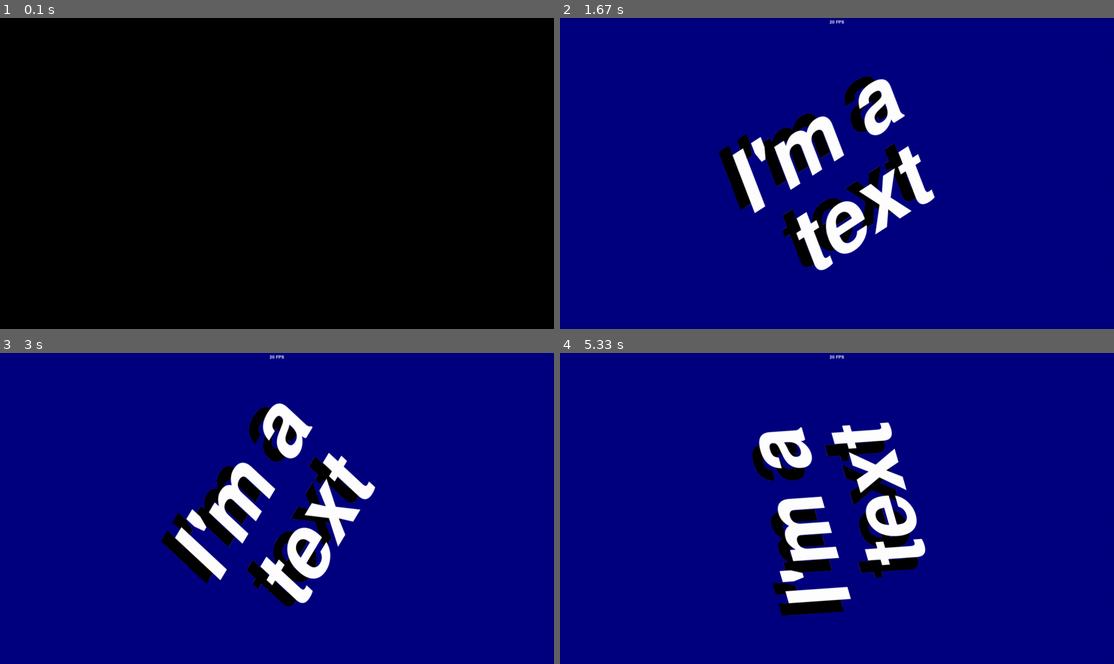
Above: before the commit, frames 1-4 (two rows, left to right).
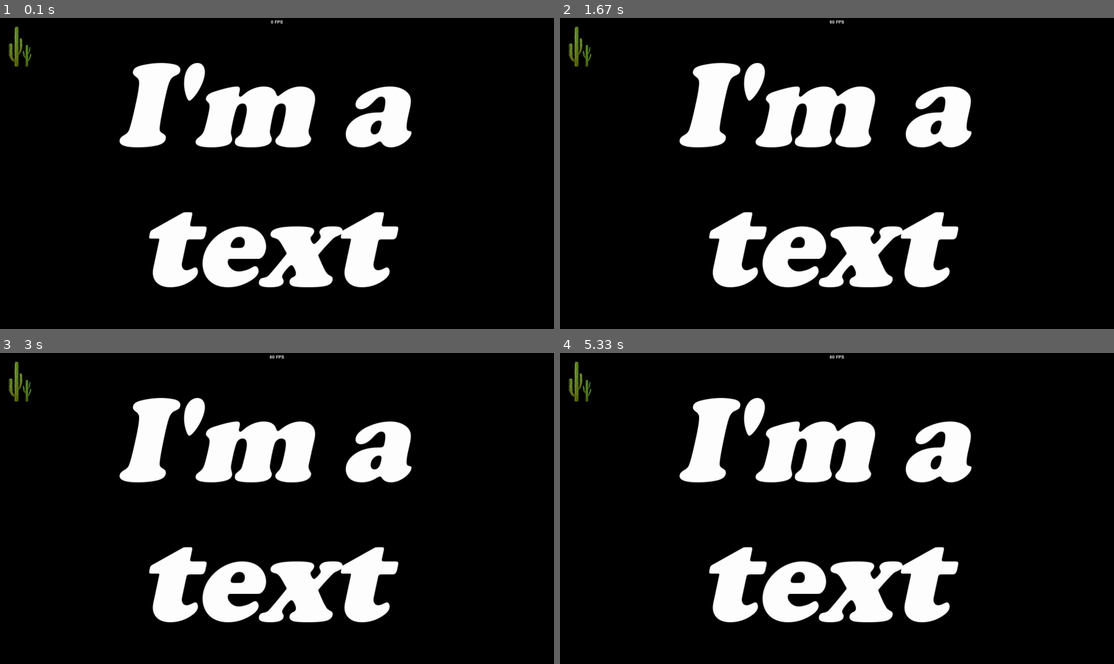
Above: after the commit, the same moments.

Repository: francis-clairicia/PyDiamond
Game: pygame game, started from main.py
Two runs of this game, one before a commit and one after it. Both use one fixed random seed, a clock stepped at 60 frames per second and the inputs below.
Inputs:
- Up to frame 1 (0.1 s): no input
- Up to frame 2 (1.67 s): no input
- Up to frame 3 (3 s): no input
- Up to frame 4 (5.33 s): no input

The runs differ from the first frame. In frame 1, 13% of the frame differs, in the area x 1-75%, y 0-87%; in frame 2, 97%; in frame 3, 97%; in frame 4, 97%, in the area x 0-100%, y 0-100%.

Commit message:
[ADD] Added Resources Management

Diff:
--- a/main.py
+++ b/main.py
@@ -1,9 +1,12 @@
 #!/usr/bin/env python3
 # -*- coding: Utf-8 -*
 
+from pygame.surface import Surface
 from my_pygame.text import Text
 from my_pygame.window import Window
 from my_pygame.scene import Scene
+
+from my_pygame.resource import FontLoader, ImageLoader, ResourceManager
 
 from my_pygame.shape import RectangleShape, PolygonShape, CircleShape, CrossShape
 from my_pygame.gradients import HorizontalGradientShape, RadialGradientShape, SquaredGradientShape, VerticalGradientShape
@@ -14,7 +17,7 @@
 
 class ShapeScene(Scene):
     def __init__(self, window: Window) -> None:
-        super().__init__(window, framerate=120)
+        super().__init__(window, framerate=120, busy_loop=True)
         # self.__r: RectangleShape = RectangleShape(50, 50, WHITE, outline=3, outline_color=RED)
         # self.__p: PolygonShape = PolygonShape(WHITE, outline=3, outline_color=RED)
         # self.__c: CircleShape = CircleShape(30, WHITE, outline=3, outline_color=RED)
@@ -88,16 +91,16 @@
             self.__x.rotate(degrees, point=self.__r.center)
             self.__x.rotate(-degrees * 3)
             self.__c.rotate(-degrees, point=self.__r.center)
-            self.__scale += 0.02 * self.__scale_growth
-            if self.__scale >= 2:
-                self.__scale_growth = -1
-            elif self.__scale <= 0.2:
-                self.__scale_growth = 1
-            # self.__r.scale = self.__scale
-            self.__p.scale = self.__scale
-            self.__x.scale = self.__scale
-            self.__c.scale = self.__scale
-            self.__s.scale = self.__scale
+            # self.__scale += 0.02 * self.__scale_growth
+            # if self.__scale >= 2:
+            #     self.__scale_growth = -1
+            # elif self.__scale <= 0.2:
+            #     self.__scale_growth = 1
+            # # self.__r.scale = self.__scale
+            # self.__p.scale = self.__scale
+            # self.__x.scale = self.__scale
+            # self.__c.scale = self.__scale
+            # self.__s.scale = self.__scale
         self.__x_center.center = self.__x.center
         self.__c_center.center = self.__c.center
         self.__s.default_image = self.__r.to_surface()
@@ -161,7 +164,6 @@
 class TextScene(Scene):
     def __init__(self, window: Window) -> None:
         super().__init__(window, framerate=120)
-        window.text_framerate.show()
         self.text = Text(
             "I'm a text", font=(None, 300), italic=True, color=WHITE, shadow_x=-25, shadow_y=-25, wrap=5, justify="center"
         )
@@ -173,12 +175,39 @@
         self.window.draw(self.text)
 
 
+class MyResources(ResourceManager):
+    cactus: Surface
+    cooperblack: str
+    __resources_files__ = {
+        "cactus": {"path": "files/img/cactus.png", "loader": ImageLoader},
+        "cooperblack": {"path": "files/fonts/COOPBL.ttf", "loader": FontLoader},
+    }
+
+
+class ResourceScene(Scene):
+    def __init__(self, window: Window) -> None:
+        super().__init__(window, framerate=120)
+        self.cactus = Sprite(image=MyResources.cactus)
+        self.cactus.size = 100, 100
+        self.cactus.topleft = 20, 20
+        self.text = Text("I'm a text", font=(MyResources.cooperblack, 300), italic=True, color=WHITE, wrap=5, justify="center")
+        self.text.center = window.center
+
+    def draw(self) -> None:
+        self.window.clear()
+        self.window.draw(self.cactus)
+        self.window.draw(self.text)
+
+
 def main() -> None:
+    # w: Window = Window("my window", (0, 0))
     w: Window = Window("my window", (1366, 768))
+    w.text_framerate.show()
     # w.scenes.push_on_top(ShapeScene(w))
     # w.scenes.push_on_top(AnimationScene(w))
     # w.scenes.push_on_top(GradientScene(w))
-    w.scenes.push_on_top(TextScene(w))
+    # w.scenes.push_on_top(TextScene(w))
+    w.scenes.push_on_top(ResourceScene(w))
     w.mainloop()
 
 
--- /dev/null
+++ b/my_pygame/path.py
@@ -0,0 +1,26 @@
+# -*- coding: Utf-8 -*
+
+import os.path
+from sys import argv
+from typing import Callable, Optional
+
+
+def __set_constant_path(
+    path_exists: Callable[[str], bool], path: str, *paths: str, raise_error: bool = True, special_msg: Optional[str] = None
+) -> str:
+    all_path = os.path.join(path, *paths)
+    if not os.path.isabs(all_path):
+        all_path = os.path.join(os.path.abspath(os.path.dirname(argv[0])), all_path)
+    if not path_exists(all_path) and raise_error:
+        if special_msg:
+            raise FileNotFoundError(f"{repr(all_path)}: {special_msg}")
+        raise FileNotFoundError(f"{repr(all_path)} not found")
+    return all_path
+
+
+def set_constant_directory(path: str, *paths: str, raise_error: bool = True, special_msg: Optional[str] = None) -> str:
+    return __set_constant_path(os.path.isdir, path, *paths, raise_error=raise_error, special_msg=special_msg)
+
+
+def set_constant_file(path: str, *paths: str, raise_error: bool = True, special_msg: Optional[str] = None) -> str:
+    return __set_constant_path(os.path.isfile, path, *paths, raise_error=raise_error, special_msg=special_msg)
--- /dev/null
+++ b/my_pygame/resource.py
@@ -0,0 +1,94 @@
+# -*- coding: Utf-8 -*
+
+from __future__ import annotations
+from re import split as re_split
+from typing import Any, Dict, Generic, Tuple, Type, TypeVar, TypedDict
+from abc import ABCMeta, abstractmethod
+
+import pygame.image
+
+from pygame.surface import Surface
+from pygame.mixer import Sound
+from pygame.font import Font
+
+from .path import set_constant_file
+
+T = TypeVar("T")
+
+
+class ResourceLoader(Generic[T], metaclass=ABCMeta):
+    def __init__(self, filepath: str) -> None:
+        super().__init__()
+        self.__filepath: str = set_constant_file(*re_split(r"/|\\", filepath))
+
+    @abstractmethod
+    def load(self) -> T:
+        raise NotImplementedError
+
+    @property
+    def filepath(self) -> str:
+        return self.__filepath
+
+
+class ImageLoader(ResourceLoader[Surface]):
+    def load(self) -> Surface:
+        return pygame.image.load(self.filepath).convert_alpha()
+
+
+class SoundLoader(ResourceLoader[Sound]):
+    def load(self) -> Sound:
+        return Sound(file=self.filepath)
+
+
+class FontLoader(ResourceLoader[str]):
+    def load(self) -> str:
+        assert Font(self.filepath, 10)
+        return self.filepath
+
+
+class MusicLoader(ResourceLoader[str]):
+    def load(self) -> str:
+        assert Sound(file=self.filepath)
+        return self.filepath
+
+
+class ResourcesFile(TypedDict):
+    path: str
+    loader: Type[ResourceLoader[Any]]
+
+
+class MetaResourceManager(type):
+    __resources_files__: Dict[str, ResourcesFile]
+
+    def __new__(metacls, name: str, bases: Tuple[type, ...], namespace: Dict[str, Any], **extra: Any) -> MetaResourceManager:
+        namespace["__resources_files__"] = namespace.get("__resources_files__", dict())
+        namespace["__resources_loader__"] = dict()
+        return super().__new__(metacls, name, bases, namespace, **extra)
+
+    def __init__(cls, name: str, bases: Tuple[type, ...], namespace: Dict[str, Any], **extra: Any) -> None:
+        super().__init__(name, bases, namespace, **extra)
+        cls.__resources_loader__: Dict[str, ResourceLoader[Any]] = {
+            name: file["loader"](file["path"]) for name, file in cls.__resources_files__.items()
+        }
+
+    def __setattr__(cls, name: str, value: Any) -> None:
+        if name in cls.__resources_files__:
+            raise AttributeError("Resource attributes can't be set")
+        return super().__setattr__(name, value)
+
+    def __getattribute__(cls, name: str) -> Any:
+        if name != "__resources_loader__" and name in cls.__resources_loader__:
+            resource_attribute: str = f"_{cls.__name__}__{name}"
+            resource: Any
+            if not hasattr(cls, resource_attribute):
+                resource = cls.__resources_loader__[name].load()
+                setattr(cls, resource_attribute, resource)
+            else:
+                resource = getattr(cls, resource_attribute)
+            return resource
+
+        return super().__getattribute__(name)
+
+
+class ResourceManager(metaclass=MetaResourceManager):
+    __resources_files__: Dict[str, ResourcesFile]
--- a/my_pygame/scene.py
+++ b/my_pygame/scene.py
@@ -64,9 +64,10 @@
 
 
 class Scene(metaclass=MetaScene):
-    def __init__(self, window: Window, framerate: int = 0) -> None:
+    def __init__(self, window: Window, framerate: int = 0, busy_loop: bool = False) -> None:
         self.__w: Window = window
         self.__f: int = max(framerate, 0)
+        self.__b: bool = busy_loop
 
     def update(self) -> None:
         pass
@@ -78,6 +79,9 @@
     def get_required_framerate(self) -> int:
         return self.__f
 
+    def require_busy_loop(self) -> bool:
+        return self.__b
+
     @property
     def window(self) -> Window:
         return self.__w
--- a/my_pygame/shape.py
+++ b/my_pygame/shape.py
@@ -504,17 +504,16 @@
         if line_width < 1:
             line_width = min(self.local_width * line_width, self.local_height * line_width)
 
+        line_width /= 2
+        diagonal: Vector2 = Vector2(rect.bottomleft) - Vector2(rect.topright)
+
         def compute_width_offset() -> float:
-            diagonal: Vector2 = Vector2(rect.bottomleft) - Vector2(rect.topright)
-            angle: float = abs(diagonal.rotate(90).angle_to(Vector2(-1, 0)))
-            alpha: float = radians(angle)
-            return tan(alpha) * (line_width / 2) / sin(alpha)
+            alpha: float = radians(diagonal.rotate(90).angle_to(Vector2(-1, 0)))
+            return tan(alpha) * (line_width) / sin(alpha)
 
         def compute_height_offset() -> float:
-            diagonal: Vector2 = Vector2(rect.bottomleft) - Vector2(rect.topright)
-            angle: float = abs(diagonal.rotate(-90).angle_to(Vector2(0, 1)))
-            alpha: float = radians(angle)
-            return tan(alpha) * (line_width / 2) / sin(alpha)
+            alpha: float = radians(diagonal.rotate(-90).angle_to(Vector2(0, 1)))
+            return tan(alpha) * (line_width) / sin(alpha)
 
         w_offset: float = compute_width_offset()
         h_offset: float = compute_height_offset()
--- a/my_pygame/text.py
+++ b/my_pygame/text.py
@@ -17,7 +17,7 @@
 
 from .drawable import ThemedDrawable
 from .colors import BLACK
-from .theme import NoTheme, Theme
+from .theme import Theme
 from .surface import create_surface
 
 _TextFont = Union[Font, Tuple[Optional[str], int]]
@@ -145,20 +145,20 @@
     def _apply_rotation_scale(self) -> None:
         self.__image = pygame.transform.rotozoom(self.__default_image, self.angle, self.scale)
 
-    def __render_text(self) -> Surface:
+    def __render_text(self, *, drawing_shadow: bool = False) -> Surface:
         render_lines: List[Surface] = list()
         render_width: float = 0
         render_height: float = 0
         text: Surface
         for index, line in enumerate(self.message.splitlines()):
             font = self.__custom_font.get(index, self.font)
-            render = font.render(line, True, self.color)
+            render = font.render(line, True, self.color if not drawing_shadow else self.shadow_color)
             render_width = max(render_width, render.get_width())
             render_height += render.get_height()
             render_lines.append(render)
         if not render_lines:
-            text = create_surface((0, 0))
-        elif len(render_lines) == 1:
+            return create_surface((0, 0))
+        if len(render_lines) == 1:
             text = render_lines[0]
         else:
             text = create_surface((render_width, render_height))
@@ -173,12 +173,12 @@
             for render in render_lines:
                 text.blit(render, render.get_rect(**params, y=y))
                 y += render.get_height()
+        if drawing_shadow:
+            return text
         shadow_x, shadow_y = self.shadow
         if shadow_x == 0 and shadow_y == 0:
             return text
-        shadow_text: Surface = Text(
-            message=self.message, font=self.font, color=self.shadow_color, justify=self.justify, theme=NoTheme
-        ).__default_image
+        shadow_text: Surface = self.__render_text(drawing_shadow=True)
         render_width += abs(shadow_x)
         render_height += abs(shadow_y)
         render = create_surface((render_width, render_height))
--- a/my_pygame/window.py
+++ b/my_pygame/window.py
@@ -20,6 +20,7 @@
 from .clock import Clock
 from .surface import create_surface
 
+EventType = SupportsInt
 ColorInput = Union[Color, str, List[int], Tuple[int, int, int], Tuple[int, int, int, int]]
 
 
@@ -33,7 +34,7 @@
         self.__window: Window = window
 
     def __iter__(self) -> Iterator[Scene]:
-        return iter(self.__stack)
+        return iter(reversed(self.__stack))
 
     def __len__(self) -> int:
         return len(self.__stack)
@@ -168,6 +169,7 @@
 
         self.__rect: Rect = self.__surface.get_rect()
         self.__main_clock: PygameClock = PygameClock()
+        self.__framerate_update_clock: Clock = Clock(start=True)
         self.__framerate: int = 0
         self.__loop: bool = True
         self.__scenes: SceneManager = SceneManager(self)
@@ -221,13 +223,19 @@
         pygame.display.flip()
 
         self.__framerate = Window.DEFAULT_FRAMERATE
+        actual_scene: Optional[Scene] = self.scenes.top()
         for scene in self.scenes:
             f: int = scene.get_required_framerate()
             if f > 0:
                 self.__framerate = f
                 break
-        self.__main_clock.tick(self.__framerate)
-        if self.text_framerate.is_shown():
+        if actual_scene is not None and actual_scene.require_busy_loop():
+            self.__main_clock.tick_busy_loop(self.__framerate)
+        else:
+            self.__main_clock.tick(self.__framerate)
+        if self.text_framerate.is_shown() and (
+            not self.text_framerate.message or self.__framerate_update_clock.elapsed_time(200)
+        ):
             self.text_framerate.message = f"{round(self.framerate)} FPS"
 
     def draw_screen(self) -> None:
@@ -267,7 +275,7 @@
             if event.type == pygame.QUIT:
                 self.close()
 
-    def allow_only_event(self, *event_types: SupportsInt) -> None:
+    def allow_only_event(self, *event_types: EventType) -> None:
         pygame.event.set_allowed(event_types)
 
     def allow_all_events(self) -> None:
@@ -276,7 +284,7 @@
     def clear_all_events(self) -> None:
         pygame.event.clear()
 
-    def block_only_event(self, *event_types: SupportsInt) -> None:
+    def block_only_event(self, *event_types: EventType) -> None:
         pygame.event.set_blocked(event_types)
 
     def after(
